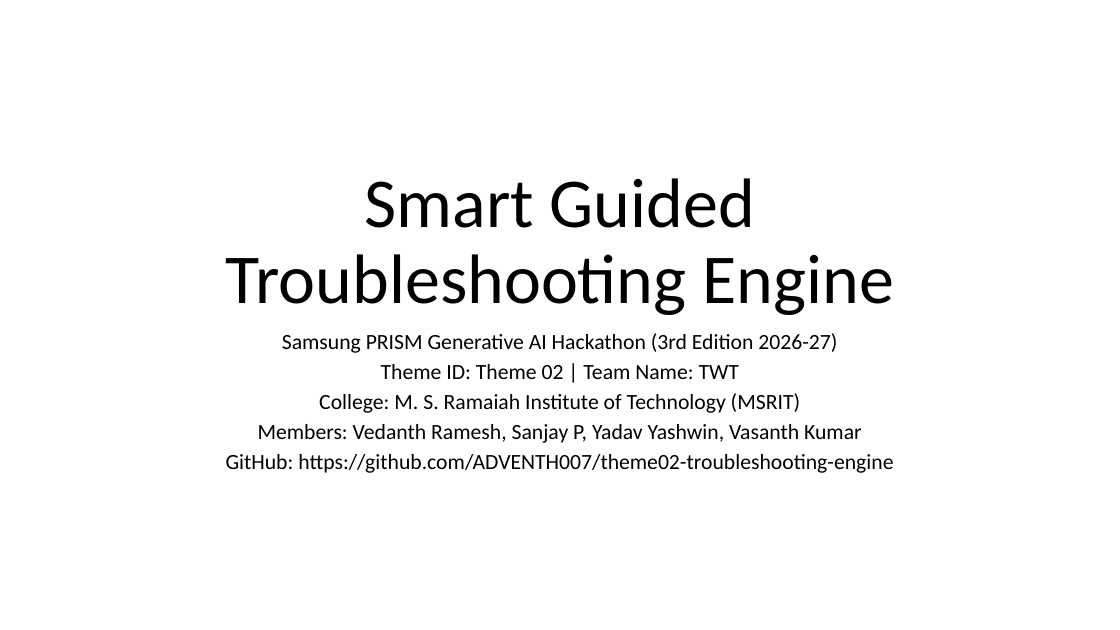
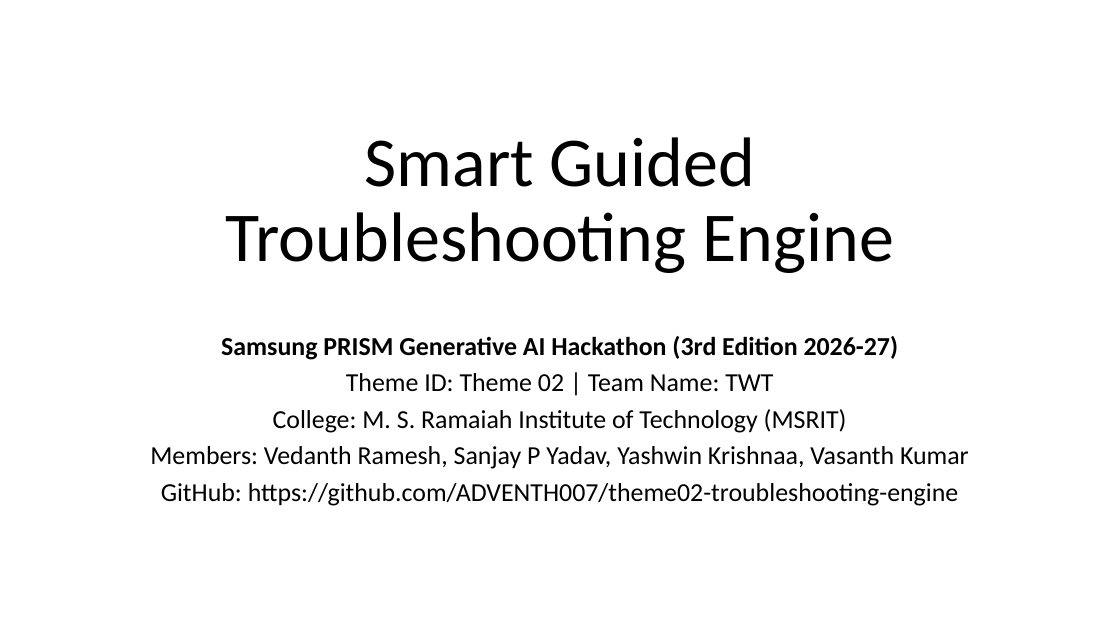
Before and after one commit to ADVENTH007/theme02-troubleshooting-engine, a slide deck: slide 1 of MSRIT_TWT_Submission.pptx. Drawn at 1120x630 pixels with LibreOffice and Linux fonts; fonts in the diff are those of the drawing. Boxes give left, top, right and bottom in pixels: in the first picture for what was removed or moved away, otherwise in the second. Text is boxed around its words. In the diff, an @@ line names an element or a change of style, - is before the commit and + after.

```diff
--- a/MSRIT_TWT_Submission.pptx
+++ b/MSRIT_TWT_Submission.pptx
@@ title "Smart Guided Troubleshooting Engine": place and size @@
-title "Smart Guided Troubleshooting Engine" at box(226, 178, 893, 315)
+title "Smart Guided Troubleshooting Engine" at box(226, 137, 893, 273)
@@ subtitle at box(161, 336, 959, 506): size 18.6 to 22.2 pt in "Samsung PRISM Generative AI Hackathon (3rd Edition ...", "Theme ID: Theme 02 | Team Name: ...", "College: M. S. Ramaiah Institute of Technology ...", "GitHub: https://github.com/ADVENTH007/theme02-troubleshootin ..."; bold on in "Samsung PRISM Generative AI Hackathon (3rd Edition ..."; line spacing 0.7 to 0.8 @@
@@ subtitle at box(150, 446, 969, 469): text changed; size 18.6 to 22.2 pt @@
-Members: Vedanth Ramesh, Sanjay P, Yadav Yashwin, Vasanth Kumar
+Members: Vedanth Ramesh, Sanjay P Yadav, Yashwin Krishnaa, Vasanth Kumar
```
Also in this commit, not shown: 10 other slides changed, 1 slide added.
